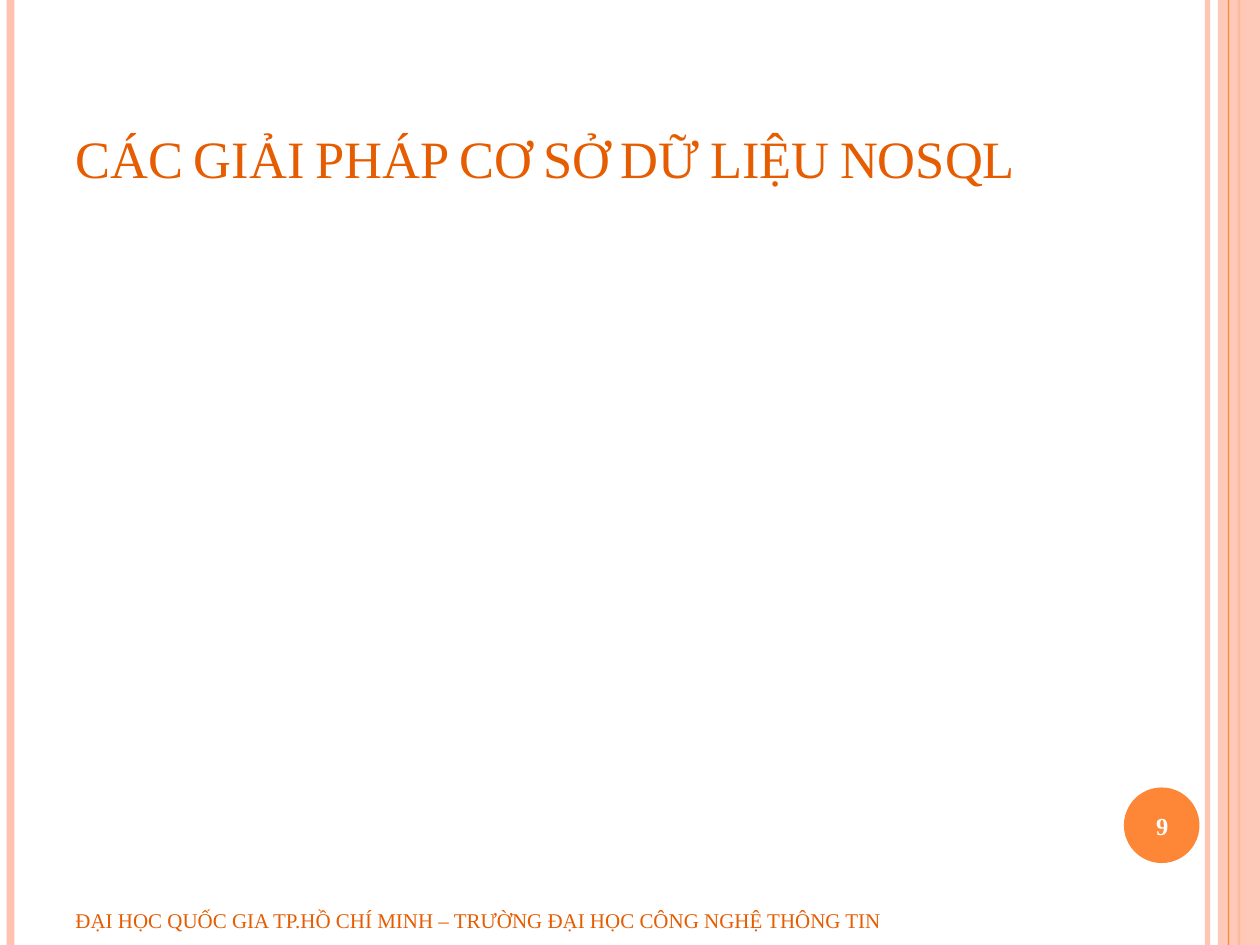
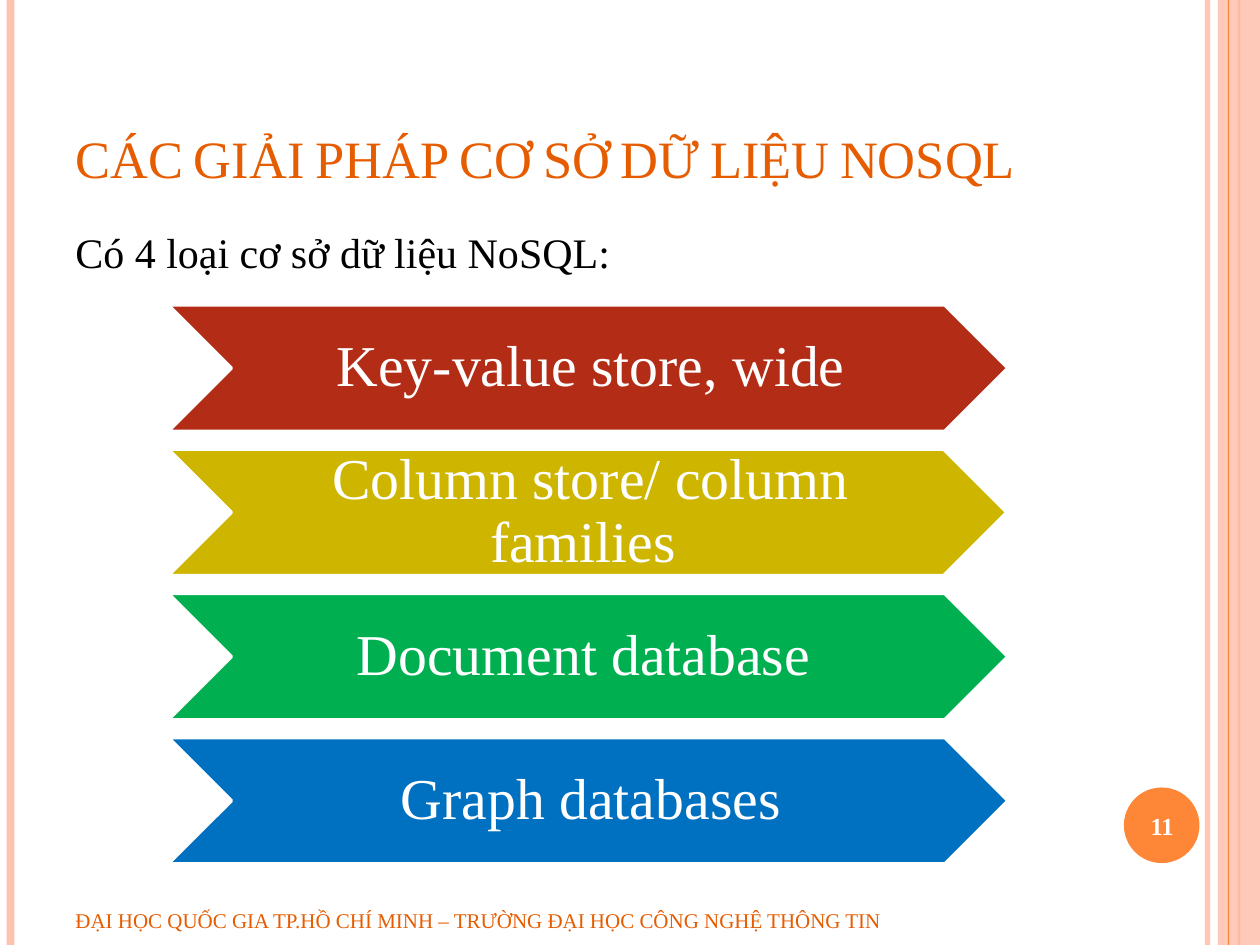
Before and after one commit to geovip/nosqlravendbuit, a slide deck: slide 11 of Document/slide bao cao.pptx (slide 9 before the commit). Drawn at 1260x945 pixels with LibreOffice and Linux fonts; fonts in the diff are those of the drawing; background and template pictures are left out. Boxes give left, top, right and bottom in pixels: in the first picture for what was removed or moved away, otherwise in the second. Text is boxed around its words. In the diff, an @@ line names an element or a change of style, - is before the commit and + after.

```diff
--- a/Document/slide bao cao.pptx
+++ b/Document/slide bao cao.pptx
@@ text added at box(75, 238, 610, 275), 24 pt, text #000000 @@
+Có 4 loại cơ sở dữ liệu NoSQL:
@@ group added at box(168, 305, 1008, 863): 4 chevrons, 4 texts @@
+Key-value store, wide
+Column store/ column families
+Document database
+Graph databases
@@ page number at box(1151, 819, 1174, 835): text changed @@
-9
+11
```
Also in this commit, not shown: 6 other slides changed, 10 slides added.
